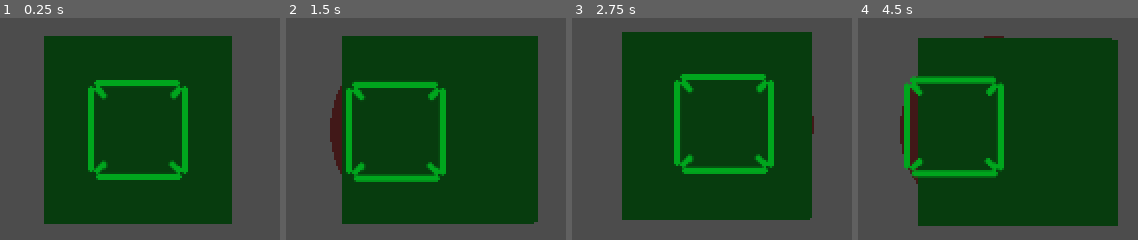
Above: before the commit, frames 1-4 (left to right).
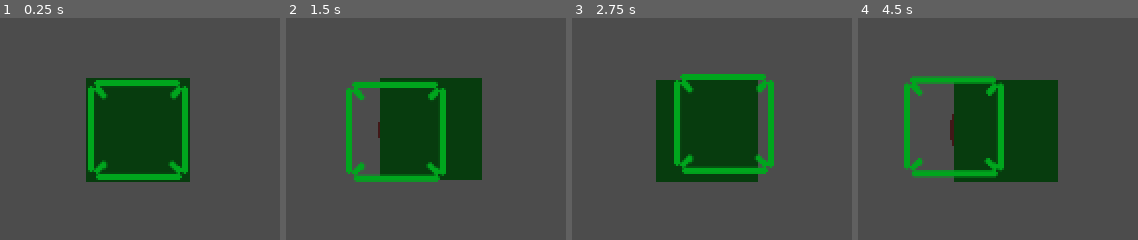
Above: after the commit, the same moments.

Repository: robwhitaker/godot-wild-jam-34
Game: Godot game, scene res://src/PlayerMoveCam.tscn
The game is run twice, just before and just after one commit, with the same random seed, the same clock (stepped at 60 frames per second) and the same inputs.
Inputs (mouse positions are in pixels of both pictures, inside the frame that each line leads up to):
- Up to frame 1 (0.25 s): no input
- Up to frame 2 (1.5 s): tap Enter at 0.5 s; move the mouse to (512, 126) at 0.52 s; press the mouse at (512, 126) at 0.53 s; move the mouse to (344, 133) at 1.27 s; release the mouse at (344, 133) at 1.28 s; click (344, 133) at 1.35 s
- Up to frame 3 (2.75 s): move the mouse to (751, 113) at 2.02 s; press the mouse at (751, 113) at 2.03 s
- Up to frame 4 (4.5 s): tap Space at 2.75, 4.25 s; move the mouse to (975, 144) at 2.77 s; release the mouse at (975, 144) at 2.78 s; click (975, 144) at 2.85 s; tap Enter at 3.5 s; move the mouse to (1115, 142) at 3.52 s; press the mouse at (1115, 142) at 3.53 s; move the mouse to (874, 117) at 4.27 s; release the mouse at (874, 117) at 4.28 s; click (874, 117) at 4.35 s

The runs differ from the first frame. In frame 1, 39% of the frame differs, in the area x 15-83%, y 8-93%; in frame 2, 42%; in frame 3, 39%; in frame 4, 44%, in the area x 15-93%, y 8-94%.

Commit message:
Redo player aim/movement and add shooting

Diff:
--- a/project.godot
+++ b/project.godot
@@ -14,6 +14,14 @@
 run/main_scene="res://src/PlayerMoveCam.tscn"
 config/icon="res://icon.png"
 
+[input]
+
+Shoot={
+"deadzone": 0.5,
+"events": [ Object(InputEventMouseButton,"resource_local_to_scene":false,"resource_name":"","device":0,"alt":false,"shift":false,"control":false,"meta":false,"command":false,"button_mask":0,"position":Vector2( 0, 0 ),"global_position":Vector2( 0, 0 ),"factor":1.0,"button_index":1,"pressed":false,"doubleclick":false,"script":null)
+ ]
+}
+
 [physics]
 
 common/enable_pause_aware_picking=true
--- a/src/Player/Player.gd
+++ b/src/Player/Player.gd
@@ -1,9 +1,13 @@
 extends KinematicBody
 
-const MAX_SPEED := 20.0
+const MAX_SPEED := 40.0
 const ROTATION_DEGREES := 60.0
 
+const SHOOT_DELAY := 0.1
+
+const DEFAULT_RETICLE_Z := -75.0
 const RETICLE_SPEED_MOD := 0.35
+const GOAL_DISTANCE_FROM_RETICLE := 200.0
 
 var velocity := Vector3.ZERO
 
@@ -12,13 +16,18 @@
 var move_top_mod := 1.0
 var move_bottom_mod := 1.0
 
+var shooting := false
+var shoot_cooldown := 0.0
+
+var reticle_z := DEFAULT_RETICLE_Z
+
 onready var vis_notif_left := $VisibilityNotifiers/Left as VisibilityNotifier
 onready var vis_notif_right := $VisibilityNotifiers/Right as VisibilityNotifier
 onready var vis_notif_top := $VisibilityNotifiers/Top as VisibilityNotifier
 onready var vis_notif_bottom := $VisibilityNotifiers/Bottom as VisibilityNotifier
 
 onready var reticle := $Reticle as TextureRect
-
+onready var projectile_spawn := $ProjectileSpawn as Spatial
 onready var camera := get_viewport().get_camera()
 
 func _ready() -> void:
@@ -37,25 +46,13 @@
 
     Input.set_mouse_mode(Input.MOUSE_MODE_CAPTURED)
 
-    var ship_pos := camera.unproject_position(global_transform.origin)
-    reticle.set_position(Vector2(
-        ship_pos.x - reticle.get_size().x/2,
-        ship_pos.y - reticle.get_size().y/2)
+    reticle.set_position(
+        camera.unproject_position(global_transform.origin) - reticle.get_size()/2
     )
 
 func _physics_process(_delta : float) -> void:
     # Get the vector from the ship to the cursor
-    var ship_pos := _to_vec3(
-        camera.unproject_position(global_transform.origin),
-        global_transform.origin.z
-    )
-    var reticle_pos := Vector3(
-        reticle.get_position().x + reticle.get_size().x/2,
-        reticle.get_position().y + reticle.get_size().y/2,
-        -500
-    )
-    var direction_to_reticle := ship_pos.direction_to(reticle_pos)
-    direction_to_reticle.y *= -1
+    var direction_to_reticle := _get_vec_to_reticle(projectile_spawn)
 
     # Point the ship toward the cursor
     set_rotation_degrees(Vector3(
@@ -65,7 +62,11 @@
     ))
 
     # Apply velocity toward the cursor
-    velocity = direction_to_reticle * MAX_SPEED
+    var slowdown = (
+        GOAL_DISTANCE_FROM_RETICLE
+        / max(_get_2d_distance_to_reticle(), GOAL_DISTANCE_FROM_RETICLE)
+    )
+    velocity = direction_to_reticle * (MAX_SPEED - MAX_SPEED*slowdown)
     velocity.z = 0
 
     # Apply movement modifiers, which prevent us from
@@ -80,18 +81,43 @@
     else:
         velocity.y *= move_top_mod
 
-    # If we are at the cursor, stop moving
-    if direction_to_reticle == Vector3.ZERO:
-        velocity = Vector3.ZERO
-
     # Actually move
     velocity = move_and_slide(velocity)
 
+func _process(delta):
+    if shoot_cooldown - delta > 0:
+        shoot_cooldown -= delta
+    elif shooting:
+        # Get the direction to the reticle
+        var direction_to_reticle := _get_vec_to_reticle(projectile_spawn)
+
+        # Spawn a projectile
+        var projectile := preload("res://src/Projectile/Projectile.tscn").instance()
+        projectile.velocity = direction_to_reticle * 100
+        projectile.global_transform = projectile_spawn.global_transform
+        owner.add_child(projectile)
+
+        # Put our projectile on cooldown
+        shoot_cooldown = SHOOT_DELAY
+
 # Helpers
 
-func _to_vec3(vec2 : Vector2, z : float) -> Vector3:
-    return Vector3(vec2.x, vec2.y, z)
+func _get_reticle_3d_position() -> Vector3:
+    return -1 * camera.project_position(
+        reticle.get_position() + reticle.get_size()/2,
+        reticle_z
+    )
 
+func _get_vec_to_reticle(node : Spatial) -> Vector3:
+    return node.global_transform.origin.direction_to(_get_reticle_3d_position())
+
+func _get_2d_distance_to_reticle() -> float:
+    var ship_pos := camera.unproject_position(global_transform.origin)
+    var reticle_pos := Vector2(
+        reticle.get_position().x + reticle.get_size().x/2,
+        reticle.get_position().y + reticle.get_size().y/2
+    )
+    return ship_pos.distance_to(reticle_pos)
 
 # Signal handling
 
@@ -123,6 +149,10 @@
 
 func _input(event):
     if event is InputEventMouseMotion:
-        var reticle_pos := reticle.get_position()
-        var new_pos : Vector2 = reticle_pos + event.relative * RETICLE_SPEED_MOD
-        reticle.set_position(new_pos)
+        reticle.set_position(reticle.get_position() + event.relative*RETICLE_SPEED_MOD)
+
+func _unhandled_input(event):
+    if event.is_action_pressed("Shoot"):
+        shooting = true
+    elif event.is_action_released("Shoot"):
+        shooting = false
--- a/src/Player/Player.tscn
+++ b/src/Player/Player.tscn
@@ -17,11 +17,7 @@
 [sub_resource type="CapsuleShape" id=5]
 
 [node name="Player" type="KinematicBody"]
-transform = Transform( 1, 0, 0, 0, 1, 0, 0, 0, 1, 0, 0, -66.2463 )
 script = ExtResource( 1 )
-__meta__ = {
-"_edit_group_": true
-}
 
 [node name="MeshInstance" type="MeshInstance" parent="."]
 mesh = SubResource( 2 )
@@ -62,3 +58,6 @@
 __meta__ = {
 "_edit_use_anchors_": false
 }
+
+[node name="ProjectileSpawn" type="Spatial" parent="."]
+transform = Transform( 1, 0, 0, 0, 1, 0, 0, 0, 1, 0, 0, -1.66143 )
--- a/src/PlayerMoveCam.tscn
+++ b/src/PlayerMoveCam.tscn
@@ -5,10 +5,9 @@
 [node name="PlayerMoveCam" type="Spatial"]
 
 [node name="Camera" type="Camera" parent="."]
-projection = 1
 current = true
-fov = 16.0
+fov = 30.0
 size = 10.0
-near = 5.3
 
 [node name="Player" parent="." instance=ExtResource( 1 )]
+transform = Transform( 1, 0, 0, 0, 1, 0, 0, 0, 1, 0, 0, -38.3772 )
--- /dev/null
+++ b/src/Projectile/Projectile.gd
@@ -0,0 +1,35 @@
+extends Spatial
+
+const MAX_LIFETIME = 30.0
+
+var velocity := Vector3.ZERO
+var lifetime := 0.1
+
+func _physics_process(delta):
+    var old_pos := global_transform.origin
+    global_translate(velocity * delta)
+    var new_pos := global_transform.origin
+
+    var space_state := get_world().direct_space_state
+
+    var collision := space_state.intersect_ray(old_pos, new_pos)
+
+    if collision != {}:
+        _handle_collision(collision)
+
+func _process(delta):
+    lifetime -= delta
+    if lifetime <= 0.0:
+        _destroy()
+
+func _on_VisibilityNotifier_camera_entered(_camera : Camera) -> void:
+    lifetime = MAX_LIFETIME
+
+func _on_VisibilityNotifier_camera_exited(_camera : Camera) -> void:
+    _destroy()
+
+func _handle_collision(collision_dict : Dictionary) -> void:
+    pass
+
+func _destroy():
+    queue_free()
--- /dev/null
+++ b/src/Projectile/Projectile.tscn
@@ -0,0 +1,23 @@
+[gd_scene load_steps=4 format=2]
+
+[ext_resource path="res://src/Projectile/Projectile.gd" type="Script" id=1]
+
+[sub_resource type="SpatialMaterial" id=1]
+albedo_color = Color( 1, 0, 0, 1 )
+
+[sub_resource type="SphereMesh" id=2]
+material = SubResource( 1 )
+
+[node name="Projectile" type="Spatial"]
+script = ExtResource( 1 )
+
+[node name="MeshInstance" type="MeshInstance" parent="."]
+transform = Transform( 0.1, 0, 0, 0, 0.1, 0, 0, 0, 0.1, 0, 0, 0 )
+mesh = SubResource( 2 )
+material/0 = null
+
+[node name="VisibilityNotifier" type="VisibilityNotifier" parent="."]
+transform = Transform( 0.1, 0, 0, 0, 0.1, 0, 0, 0, 0.1, 0, 0, 0 )
+
+[connection signal="camera_entered" from="VisibilityNotifier" to="." method="_on_VisibilityNotifier_camera_entered"]
+[connection signal="camera_exited" from="VisibilityNotifier" to="." method="_on_VisibilityNotifier_camera_exited"]
